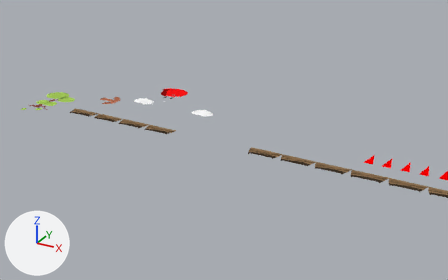
One commit to the Blender file Slime Jump.blend: the scene before it, then after it.
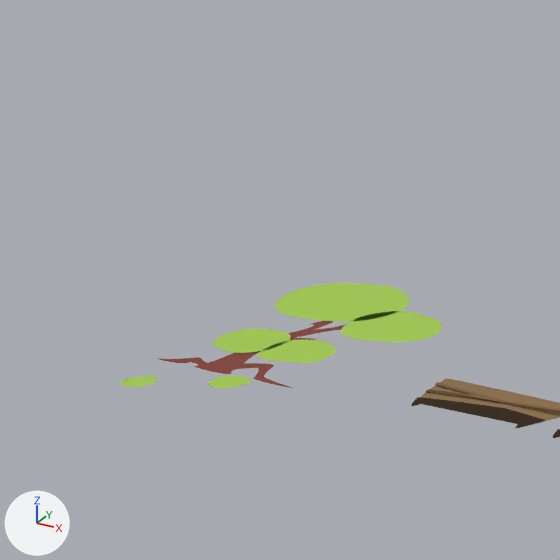
There are two pictures of each version: one from a 50 mm lens placed at (2382.0, -2607.0, 1332.0), pointed at (679.0, 488.0, -215.0), one close up on the part from 0% to 21% of the width and 16% to 50% of the height. The axes (+X, +Y, +Z) are drawn at lower left. The lights are the same throughout.

In view in the first close-up: 'T', 'T1', 'T2', 'T3', 'T4', 'T5', 'T6', 'Wall2', 'Wall5'.
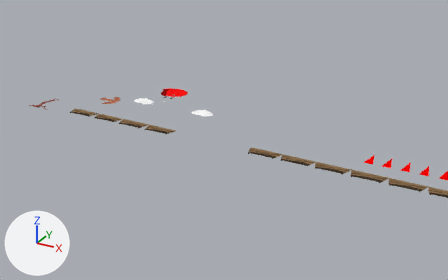
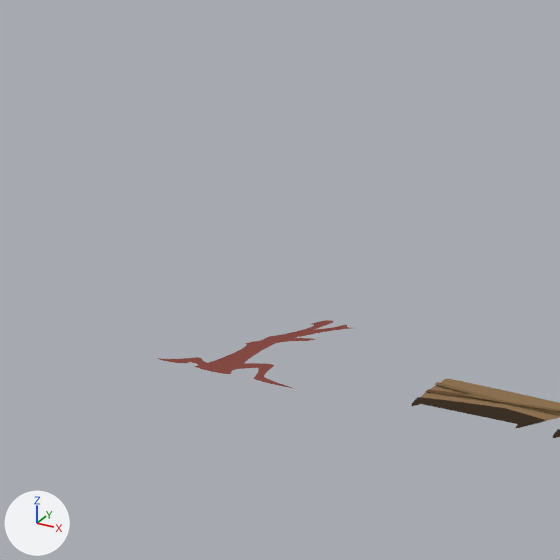
What differs and where, as boxes [x1, y1, x2, y2] in the close-ups (560 x 560 px):
'T6', no longer drawn (green): before [275, 283, 409, 322]
'T1', no longer drawn (green): before [341, 311, 442, 342]
'T3', no longer drawn (green): before [213, 329, 291, 353]
'T2', no longer drawn (green): before [258, 340, 336, 363]
'T4', no longer drawn: before [208, 376, 251, 388]
'T5', no longer drawn: before [120, 376, 158, 387]

Diff of the bpy script that builds the scene:
```diff
--- a/Slime Jump.blend.py
+++ b/Slime Jump.blend.py
@@ cu_béziercurve_044 @@
 _sp = cu_béziercurve_044.splines.new('BEZIER'); _sp.bezier_points.add(3)
 _sp.use_cyclic_v = True
-cu_béziercurve_044.materials.append(mat_tree)  # green #a6cc5a
 cu_béziercurve_044.use_path = True
-cu_béziercurve_044.fill_mode = 'FRONT'
@@ cu_béziercurve_024 @@
 _sp = cu_béziercurve_024.splines.new('BEZIER'); _sp.bezier_points.add(3)
 _sp.use_cyclic_v = True
-cu_béziercurve_024.materials.append(mat_tree)  # green #a6cc5a
 cu_béziercurve_024.use_path = True
-cu_béziercurve_024.fill_mode = 'FRONT'
@@ cu_béziercurve_025 @@
 _sp = cu_béziercurve_025.splines.new('BEZIER'); _sp.bezier_points.add(3)
 _sp.use_cyclic_v = True
-cu_béziercurve_025.materials.append(mat_tree)  # green #a6cc5a
 cu_béziercurve_025.use_path = True
-cu_béziercurve_025.fill_mode = 'FRONT'
@@ cu_béziercurve_026 @@
 _sp = cu_béziercurve_026.splines.new('BEZIER'); _sp.bezier_points.add(3)
 _sp.use_cyclic_v = True
-cu_béziercurve_026.materials.append(mat_tree)  # green #a6cc5a
 cu_béziercurve_026.use_path = True
-cu_béziercurve_026.fill_mode = 'FRONT'
@@ cu_béziercurve_031 @@
 _sp = cu_béziercurve_031.splines.new('BEZIER'); _sp.bezier_points.add(3)
 _sp.use_cyclic_v = True
-cu_béziercurve_031.materials.append(mat_tree)  # green #a6cc5a
 cu_béziercurve_031.use_path = True
-cu_béziercurve_031.fill_mode = 'FRONT'
@@ cu_béziercurve_032 @@
 _sp = cu_béziercurve_032.splines.new('BEZIER'); _sp.bezier_points.add(3)
 _sp.use_cyclic_v = True
-cu_béziercurve_032.materials.append(mat_tree)  # green #a6cc5a
 cu_béziercurve_032.use_path = True
-cu_béziercurve_032.fill_mode = 'FRONT'
```
